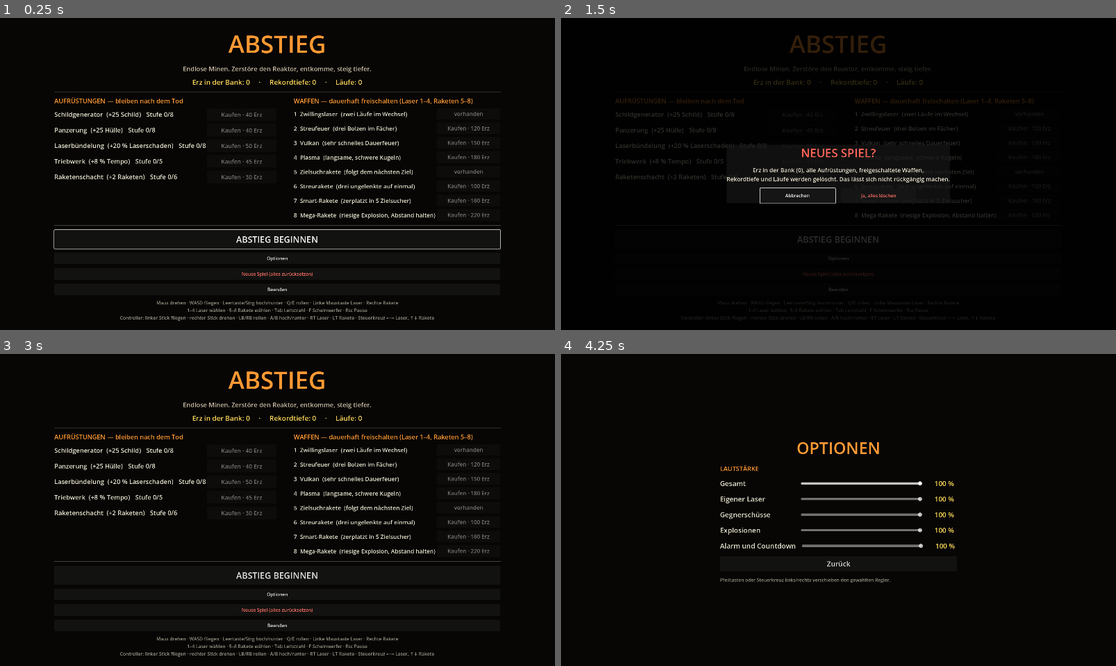
Above: before the commit, frames 1-4 (two rows, left to right).
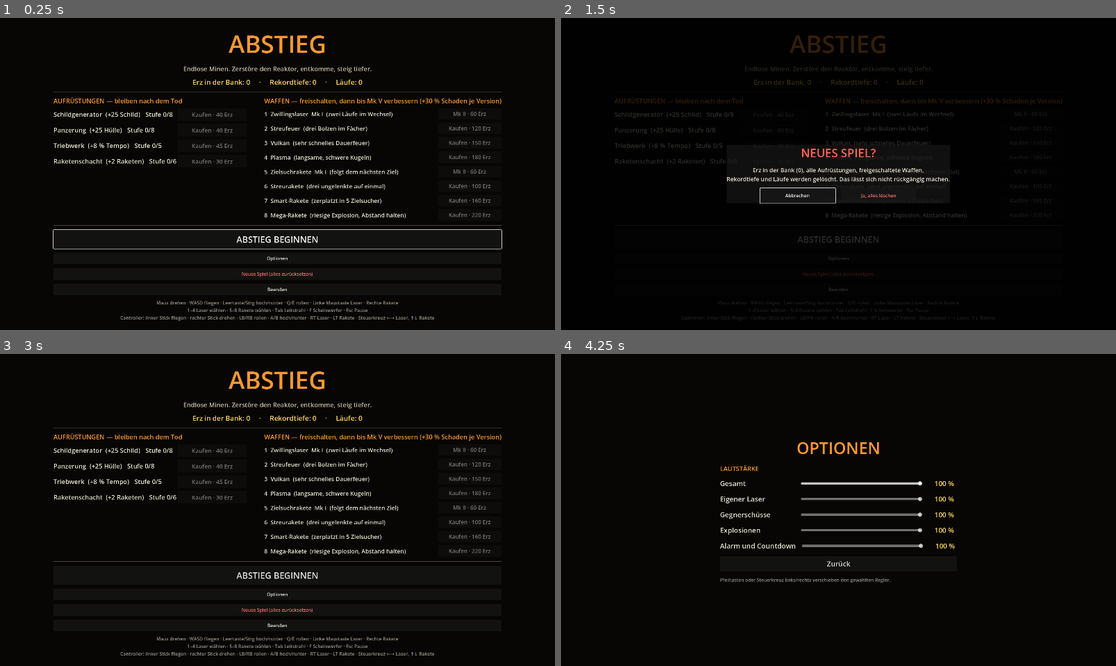
Above: after the commit, the same moments.

Repository: StevFischer/abstieg
Game: Godot game, scene res://scenes/main.tscn
The game is run twice, just before and just after one commit, with the same random seed, the same clock (stepped at 60 frames per second) and the same inputs.
Inputs:
- Up to frame 1 (0.25 s): no input
- Up to frame 2 (1.5 s): click "Neues Spiel (alles zurücksetz…" at 0.5 s; click "Neues Spiel (alles zurücksetz…" at 1.25 s
- Up to frame 3 (3 s): click "ABSTIEG BEGINNEN" at 2 s; click "Abbrechen" at 2.75 s
- Up to frame 4 (4.25 s): click "Optionen" at 3.5 s

The runs differ from the first frame. In frame 1, 5.2% of the frame differs, in the area x 9-91%, y 5-98%; in frame 2, 1.6%; in frame 3, 5.2%; in frame 4, nothing differs.

Commit message:
Waffen-Versionen Mk I-V für alle Laser und Raketen (+30 % Schaden je Version), Laserbündelung abgeschafft und zurückgebucht
Co-Authored-By: Claude Opus 5.5 <noreply@anthropic.com>

Diff:
--- a/scripts/HUD.gd
+++ b/scripts/HUD.gd
@@ -163,7 +163,8 @@
 			else:
 				_zeichnung.draw_rect(r, Color(1, 1, 1, 0.18 if frei else 0.07), false, 1.0)
 			var taste := i + 1 + reihe * 4
-			var text := "%d  %s" % [taste, KURZ.get(w.id, w.name)]
+			var mk: int = _schiff.stufe_von(w.id)
+			var text := "%d  %s%s" % [taste, KURZ.get(w.id, w.name), (" " + ["", "", "II", "III", "IV", "V"][mk]) if frei and mk > 1 else ""]
 			var tf := Color(1, 1, 1, 0.95) if an else (Color(0.85, 0.85, 0.85, 0.75) if frei else Color(0.6, 0.6, 0.6, 0.3))
 			_zeichnung.draw_string(f, r.position + Vector2(8, 20), text, HORIZONTAL_ALIGNMENT_LEFT, b - 10, 15, tf)
 			if reihe == 1 and frei and int(w.kosten_munition) > 1:
--- a/scripts/Hangar.gd
+++ b/scripts/Hangar.gd
@@ -139,29 +139,38 @@
 
 
 func _waffen_spalte(rechts: VBoxContainer) -> void:
-	rechts.add_child(_label("WAFFEN — dauerhaft freischalten (Laser 1–4, Raketen 5–8)", 22, ORANGE, false))
+	rechts.add_child(_label("WAFFEN — freischalten, dann bis Mk V verbessern (+30 % Schaden je Version)", 22, ORANGE, false))
 	var frei := Meta.waffen_frei()
 	for liste in [Waffen.LASER, Waffen.RAKETEN]:
 		for i in liste.size():
 			var w: Dictionary = liste[i]
 			var taste: int = i + 1 if liste == Waffen.LASER else i + 5
 			var zeile := HBoxContainer.new()
-			var text := _label("%d  %s  (%s)" % [taste, w.name, w.text], 20, Color(0.9, 0.88, 0.8), false)
+			var besitzt: bool = w.id in frei
+			var mk := Meta.waffen_stufe(w.id)
+			var text := _label("%d  %s%s  (%s)" % [taste, w.name, ("  " + Waffen.MK[mk]) if besitzt else "", w.text],
+				20, Color(0.9, 0.88, 0.8), false)
 			text.size_flags_horizontal = Control.SIZE_EXPAND_FILL
 			zeile.add_child(text)
 			var b := Button.new()
 			b.custom_minimum_size = Vector2(220, 40)
 			b.add_theme_font_size_override("font_size", 19)
-			if w.id in frei:
-				b.text = "vorhanden"
+			var id: String = w.id
+			if besitzt and mk >= Waffen.MAX_STUFE:
+				b.text = "Mk V · ausgebaut"
 				b.disabled = true
+			elif besitzt:
+				b.text = "%s · %d Erz" % [Waffen.MK[mk + 1], Waffen.verbessern_preis(id, mk)]
+				b.disabled = not Meta.waffe_verbesserbar(id)
+				b.pressed.connect(func():
+					if Meta.waffe_verbessern(id):
+						aufbauen())
 			else:
 				b.text = "Kaufen · %d Erz" % w.preis
 				b.disabled = not Meta.waffe_kaufbar(w.id)
-			var id: String = w.id
-			b.pressed.connect(func():
-				if Meta.waffe_kaufen(id):
-					aufbauen())
+				b.pressed.connect(func():
+					if Meta.waffe_kaufen(id):
+						aufbauen())
 			zeile.add_child(b)
 			rechts.add_child(zeile)
 
--- a/scripts/Main.gd
+++ b/scripts/Main.gd
@@ -97,6 +97,7 @@
 	schiff = Schiff.new()
 	schiff.werte_setzen(Meta.schiffswerte())
 	schiff.waffen_frei = Meta.waffen_frei()
+	schiff.waffen_stufen = Meta.waffen_stufen.duplicate()
 	schiff.waffe_gewechselt.connect(func(n: String): hud.aufnahme(n, Color(1.0, 0.8, 0.4)))
 	schiff.gestorben.connect(func(): _schiff_tot("Schiff zerstört"))
 	schiff.getroffen.connect(func(s: float): hud.blitz(s))
@@ -542,6 +543,16 @@
 	schiff.collision_mask = 1
 	if "--zeige-waffen" in OS.get_cmdline_user_args():
 		await _waffen_schau()
+		get_tree().quit(0)
+		return
+	if "--zeige-hangar" in OS.get_cmdline_user_args():
+		Meta.waffen_stufen = {"zwilling": 3, "plasma": 2, "zielsuch": 5}
+		hud.visible = false
+		hangar.aufbauen()
+		hangar_ebene.visible = true
+		await _warte(0.8)
+		_foto("hangar_versionen")
+		Meta.laden()
 		get_tree().quit(0)
 		return
 	if "--zeige-schild" in OS.get_cmdline_user_args():
@@ -741,6 +752,29 @@
 		Protokoll.schreib("test", "Waffe %-14s %3d Geschosse, Schaden %6.0f, getroffene Ziele %d%s" % [
 			w.name, schuesse, schaden, getroffen, (", Splitter %d" % splitter_max) if splitter_max > 0 else ""])
 	Protokoll.schreib("test", "Schiffswerte: Schild %d / %d" % [schiff.schild, schiff.schild_max])
+	# Versionen: gleiche Schusszahl auf ein Ziel, Mk I / Mk III / Mk V
+	for id in ["zwilling", "plasma", "zielsuch", "smart"]:
+		var zeile := ""
+		for st in [1, 3, 5]:
+			schiff.waffen_stufen[id] = st
+			schiff.waehle(id)
+			var vorher := 0.0
+			for z in ziele:
+				vorher += z.hp
+			if Waffen.ist_laser(id):
+				for n in 4:
+					schiff.laser_schuss()
+					await _warte(0.5)
+			else:
+				schiff.raketen = 99
+				schiff.raketen_schuss()
+				await _warte(3.0)
+			await _warte(0.6)
+			var nach := 0.0
+			for z in ziele:
+				nach += z.hp
+			zeile += "  %s %.0f" % [Waffen.MK[st], vorher - nach]
+		Protokoll.schreib("test", "Version %-14s%s" % [Waffen.finde(id).name, zeile])
 
 
 ## Schildträger umkreisen: Anteil der Zeit, in der seine ungeschützte Seite zum Schiff zeigt.
--- a/scripts/Meta.gd
+++ b/scripts/Meta.gd
@@ -5,7 +5,6 @@
 const AUFRUESTUNGEN := [
 	{"id": "schild", "name": "Schildgenerator", "text": "+25 Schild", "kosten": 40, "max": 8},
 	{"id": "panzerung", "name": "Panzerung", "text": "+25 Hülle", "kosten": 40, "max": 8},
-	{"id": "laser", "name": "Laserbündelung", "text": "+20 % Laserschaden", "kosten": 50, "max": 8},
 	{"id": "triebwerk", "name": "Triebwerk", "text": "+8 % Tempo", "kosten": 45, "max": 5},
 	{"id": "raketen", "name": "Raketenschacht", "text": "+2 Raketen", "kosten": 30, "max": 6},
 ]
@@ -15,6 +14,7 @@
 var laeufe := 0
 var stufen := {}
 var waffen: Array = []     ## freigeschaltete Waffen-IDs, zusätzlich zu Waffen.START
+var waffen_stufen := {}    ## Version je Waffe (1 = Mk I); fehlt ein Eintrag, ist es Mk I
 
 
 func _ready() -> void:
@@ -77,11 +77,29 @@
 	return true
 
 
+func waffen_stufe(id: String) -> int:
+	return int(waffen_stufen.get(id, 1))
+
+
+func waffe_verbesserbar(id: String) -> bool:
+	return id in waffen_frei() and waffen_stufe(id) < Waffen.MAX_STUFE \
+		and bank >= Waffen.verbessern_preis(id, waffen_stufe(id))
+
+
+func waffe_verbessern(id: String) -> bool:
+	if not waffe_verbesserbar(id):
+		return false
+	bank -= Waffen.verbessern_preis(id, waffen_stufe(id))
+	waffen_stufen[id] = waffen_stufe(id) + 1
+	speichern()
+	Protokoll.schreib("meta", "Waffe %s auf %s verbessert, Bank jetzt %d" % [id, Waffen.MK[waffen_stufe(id)], bank])
+	return true
+
+
 func schiffswerte() -> Dictionary:
 	return {
 		"schild_max": 50.0 + 25.0 * stufe("schild"),
 		"huelle_max": 100.0 + 25.0 * stufe("panzerung"),
-		"laser_mult": 1.0 + 0.2 * stufe("laser"),
 		"tempo": 14.0 * (1.0 + 0.08 * stufe("triebwerk")),
 		"raketen_max": 4 + 2 * stufe("raketen"),
 	}
@@ -96,6 +114,7 @@
 	laeufe = 0
 	stufen = {}
 	waffen = []
+	waffen_stufen = {}
 	speichern()
 
 
@@ -108,6 +127,17 @@
 	laeufe = c.get_value("meta", "laeufe", 0)
 	stufen = c.get_value("meta", "stufen", {})
 	waffen = c.get_value("meta", "waffen", [])
+	waffen_stufen = c.get_value("meta", "waffen_stufen", {})
+	# Laserbündelung gibt es seit 2026-10-10 nicht mehr (ersetzt durch Versionen je Waffe):
+	# gekaufte Stufen werden einmalig als Erz zurückgebucht.
+	if stufen.has("laser"):
+		var zurueck_l := 0
+		for k in int(stufen.laser):
+			zurueck_l += int(round(50 * pow(1.6, k)))
+		bank += zurueck_l
+		stufen.erase("laser")
+		speichern()
+		Protokoll.schreib("meta", "Laserbündelung abgeschafft: %d Erz zurückgebucht, Bank jetzt %d" % [zurueck_l, bank])
 	# Energie gibt es seit 2026-10-10 nicht mehr (Stev: „macht keinen Spaß“): gekaufte Energiewandler
 	# werden einmalig als Erz zurückgebucht.
 	if stufen.has("energie"):
@@ -127,6 +157,7 @@
 	c.set_value("meta", "laeufe", laeufe)
 	c.set_value("meta", "stufen", stufen)
 	c.set_value("meta", "waffen", waffen)
+	c.set_value("meta", "waffen_stufen", waffen_stufen)
 	var e := c.save(_pfad)
 	if e != OK:
 		Protokoll.schreib("fehler", "Meta speichern fehlgeschlagen: %s" % error_string(e))
--- a/scripts/Schiff.gd
+++ b/scripts/Schiff.gd
@@ -29,7 +29,7 @@
 var huelle := 100.0
 var raketen_max := 4
 var raketen := 4
-var laser_mult := 1.0
+var waffen_stufen := {}     ## Version je Waffe aus dem Hangar (1 = Mk I)
 var tempo := 14.0
 var welt: Node3D            ## Hier landen die Geschosse — das aktuelle Level.
 var aktiv := true
@@ -76,7 +76,6 @@
 	schild = schild_max
 	huelle_max = w.huelle_max
 	huelle = huelle_max
-	laser_mult = w.laser_mult
 	tempo = w.tempo
 	raketen_max = w.raketen_max
 	raketen = raketen_max
@@ -138,6 +137,10 @@
 
 
 ## Waffe wählen, wenn freigeschaltet. Gibt false zurück, wenn sie noch gekauft werden muss.
+func stufe_von(id: String) -> int:
+	return int(waffen_stufen.get(id, 1))
+
+
 func waehle(id: String) -> bool:
 	if not id in waffen_frei:
 		waffe_gewechselt.emit("%s — im Hangar kaufen" % Waffen.finde(id).name)
@@ -180,7 +183,7 @@
 	_seite = -_seite
 	var versatz := 0.45 * _seite if w.anzahl == 1 else 0.0
 	var start := global_transform * Vector3(versatz, -0.3, -1.0)
-	_salve(w, start, laser_mult)
+	_salve(w, start, Waffen.schaden_faktor(stufe_von(w.id)))
 	var klang := get_tree().root.get_node_or_null("Klang")
 	if klang:
 		klang.spiele(w.ton, null, w.db, w.tonhoehe)
@@ -191,7 +194,7 @@
 	_raketen_cd = w.cd
 	raketen -= int(w.kosten_munition)
 	var start := global_transform * Vector3(0, -0.5, -1.2)
-	for g in _salve(w, start, laser_mult):
+	for g in _salve(w, start, Waffen.schaden_faktor(stufe_von(w.id))):
 		g.lenkung = w.lenkung
 		g.flaeche = w.flaeche
 		g.splitter = w.splitter
@@ -209,7 +212,8 @@
 		if n == 1 and w.streuung > 0.0:      # Vulkan: leichtes Flattern
 			r = r.rotated(global_basis.x, deg_to_rad(randf_range(-w.streuung, w.streuung)))
 			r = r.rotated(global_basis.y, deg_to_rad(randf_range(-w.streuung, w.streuung)))
-		var g := Geschoss.neu(start, r, w.tempo, w.schaden * mult, true, w.farbe, 0.0, w.groesse)
+		# höhere Version: etwas dickere Bolzen, damit man es sieht
+		var g := Geschoss.neu(start, r, w.tempo, w.schaden * mult, true, w.farbe, 0.0, w.groesse * (0.85 + 0.15 * mult))
 		welt.add_child(g)
 		aus.append(g)
 	return aus
--- a/scripts/Waffen.gd
+++ b/scripts/Waffen.gd
@@ -38,6 +38,19 @@
 ]
 
 const START := ["zwilling", "zielsuch"]
+## Versionen: wer eine Waffe besitzt, kann sie im Hangar bis Mk V verbessern, je Stufe +30 % Schaden.
+const MAX_STUFE := 5
+const MK := ["", "Mk I", "Mk II", "Mk III", "Mk IV", "Mk V"]
+
+
+static func schaden_faktor(stufe: int) -> float:
+	return 1.0 + 0.3 * (maxi(stufe, 1) - 1)
+
+
+## Preis für die nächste Version (von stufe auf stufe + 1).
+static func verbessern_preis(id: String, stufe: int) -> int:
+	var basis := maxf(60.0, float(finde(id).preis) * 0.6)
+	return int(round(basis * pow(1.6, stufe - 1)))
 
 
 static func finde(id: String) -> Dictionary:
